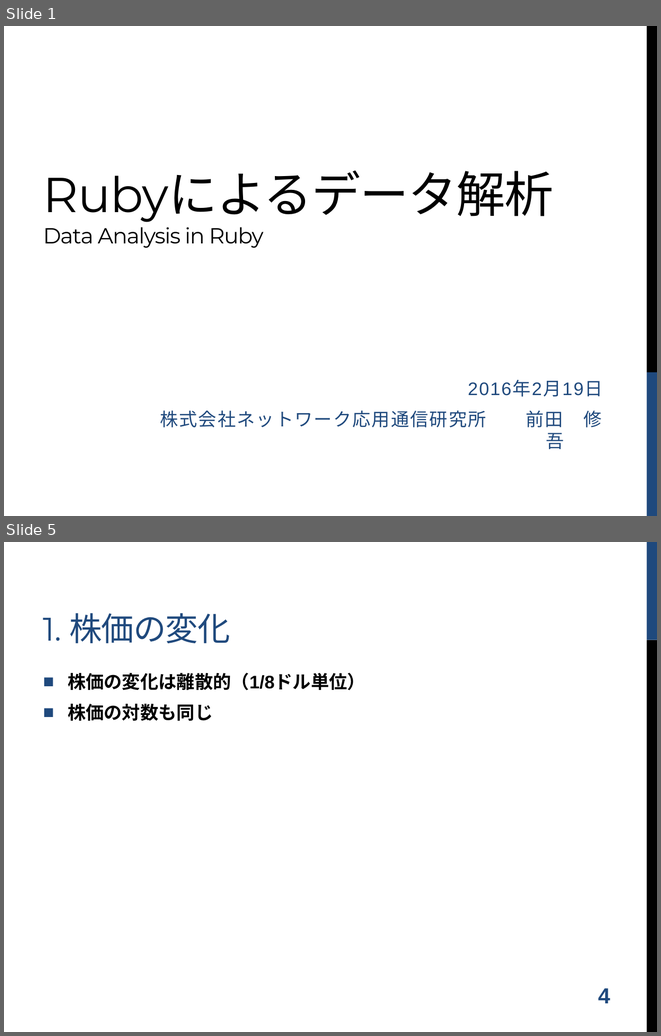
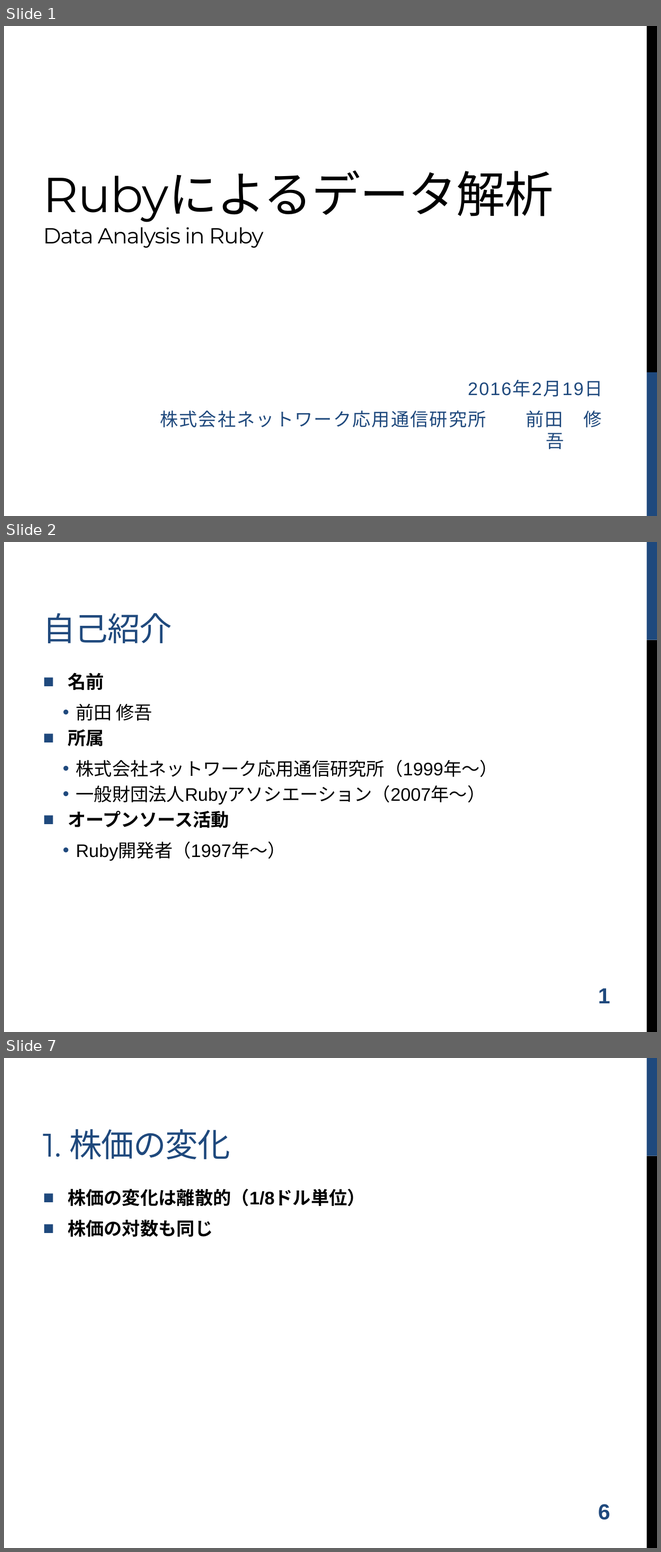
Before and after one commit to shugo/DCW2016, a slide deck: ruby_data_analysis.pptx. Shown one above the other, each under a label of ours: slides 1 and 5 before the commit, slides 1, 2 and 7 after it; the slides between them are not shown. The pictures are 661x1036 and 661x1552 pixels, drawn with LibreOffice and Linux fonts; fonts in the diff are those of the drawing; background and template pictures are left out. Boxes give left, top, right and bottom in pixels: in the first picture for what was removed or moved away, otherwise in the second. Text is boxed around its words. In the diff, an @@ line names an element or a change of style, - is before the commit and + after.

```diff
--- a/ruby_data_analysis.pptx
+++ b/ruby_data_analysis.pptx
@@ slide 2 added at <box>4,542,657,1032</box>, background #FFFFFF; not listed: 2 template elements that a slide beside it also shows @@
@@ title added at <box>43,613,172,643</box>, 36 pt, text #1F497D @@
+自己紹介
@@ text added at <box>68,672,498,861</box>, 20 pt, text #000000 @@
+■ 名前
+  • 前田 修吾
+■ 所属
+  • 株式会社ネットワーク応用通信研究所（1999年～）
+  • 一般財団法人Rubyアソシエーション（2007年～）
+■ オープンソース活動
+  • Ruby開発者（1997年～）
@@ page number added at <box>598,988,610,1003</box>, 24 pt, text #1F497D, bold @@
+1
@@ what was slide 5 is now slide 7 @@
@@ page number at <box>598,1504,610,1520</box>: text changed @@
-4
+6
```
Also in this commit, not shown: 9 slides changed, 7 other slides added, 4 slides removed, 2 other files.
